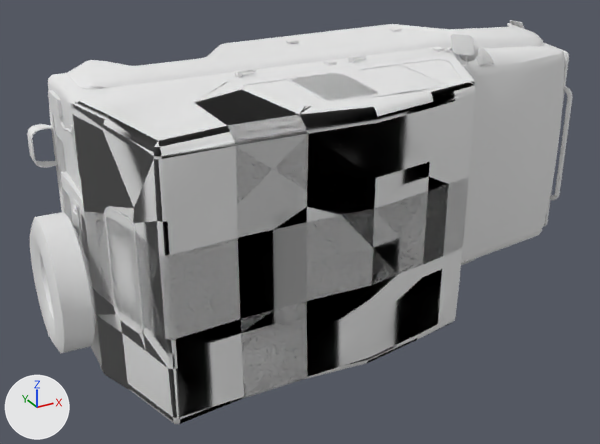
A saved change to the OBJ model data/vehicle/uaz/uaz469_chassis.obj.
Before and after are seen from a camera (50 mm lens) standing at (-4.15, -5.2, 2.04) and looking at (-1.72, -0.79, -0.16). Arrows for +X, +Y and +Z are at lower left; the lights stay in place. Where no turn or scale is listed for an object, it has been applied to the vertices. Vertices at the same position are counted once.

The scene before the commit, as lines of its bpy script (objects in view):
```python
mat_default = principled_material('default')
mat_default.base_color = (0.8, 0.8, 0.8)  # white #e7e7e7
mat_default.roughness = 1.0
me_uaz469_chassis = bpy.data.meshes.new('uaz469_chassis')
me_uaz469_chassis.from_pydata(...)  # 5311 vertices, 9037 faces; spans x -3.41..0.59, y -1.63..-0.09, z -0.93..1.01
me_uaz469_chassis.materials.append(mat_default)  # white #e7e7e7
ob_uaz469_chassis = bpy.data.objects.new('uaz469_chassis', me_uaz469_chassis)
ob_uaz469_chassis.location = (0.0, 0.0, 0.0)
```
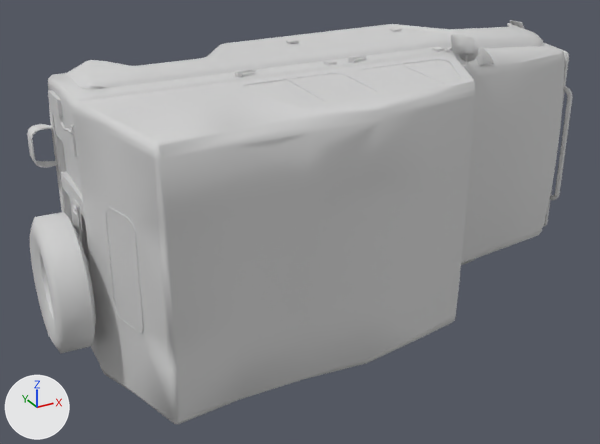
The change, as a diff of the scene's bpy script:
```diff
--- a/data/vehicle/uaz/uaz469_chassis.obj.py
+++ b/data/vehicle/uaz/uaz469_chassis.obj.py
@@ mat_default @@
 mat_default = principled_material('default')
-mat_default.base_color = (0.8, 0.8, 0.8)  # white #e7e7e7
+mat_default.base_color = (0.64, 0.64, 0.64)  # light grey #d1d1d1
 mat_default.roughness = 1.0
@@ me_uaz469_chassis @@
 # used by ob_uaz469_chassis; location = (0.0, 0.0, 0.0)
-me_uaz469_chassis.from_pydata(...)  # 5311 vertices, 9037 faces; spans x -3.41..0.59, y -1.63..-0.09, z -0.93..1.01
+me_uaz469_chassis.from_pydata(...)  # 5300 vertices, 8795 faces; spans x -3.41..0.59, y -1.63..-0.09, z -0.93..1.01
+# me_uaz469_chassis part 1: 96 vertices moved within x -3.26..-0.36, y -1.42..-0.14, z -0.92..0.9; 11 vertices removed from x -3.14..-0.67, y -0.94..-0.53, z -0.86..0.86
 me_uaz469_chassis.materials.append(mat_default)
```

Boxes [x1, y1, x2, y2] around the edits, measured in the pictures (600 x 444 px; the box of a moved part takes in the faces that stretch with it):
'uaz469_chassis', recoloured, reshaped
    both: [27, 20, 573, 424]
part 1 of me_uaz469_chassis, moved or reshaped
    both: [27, 65, 465, 211]
